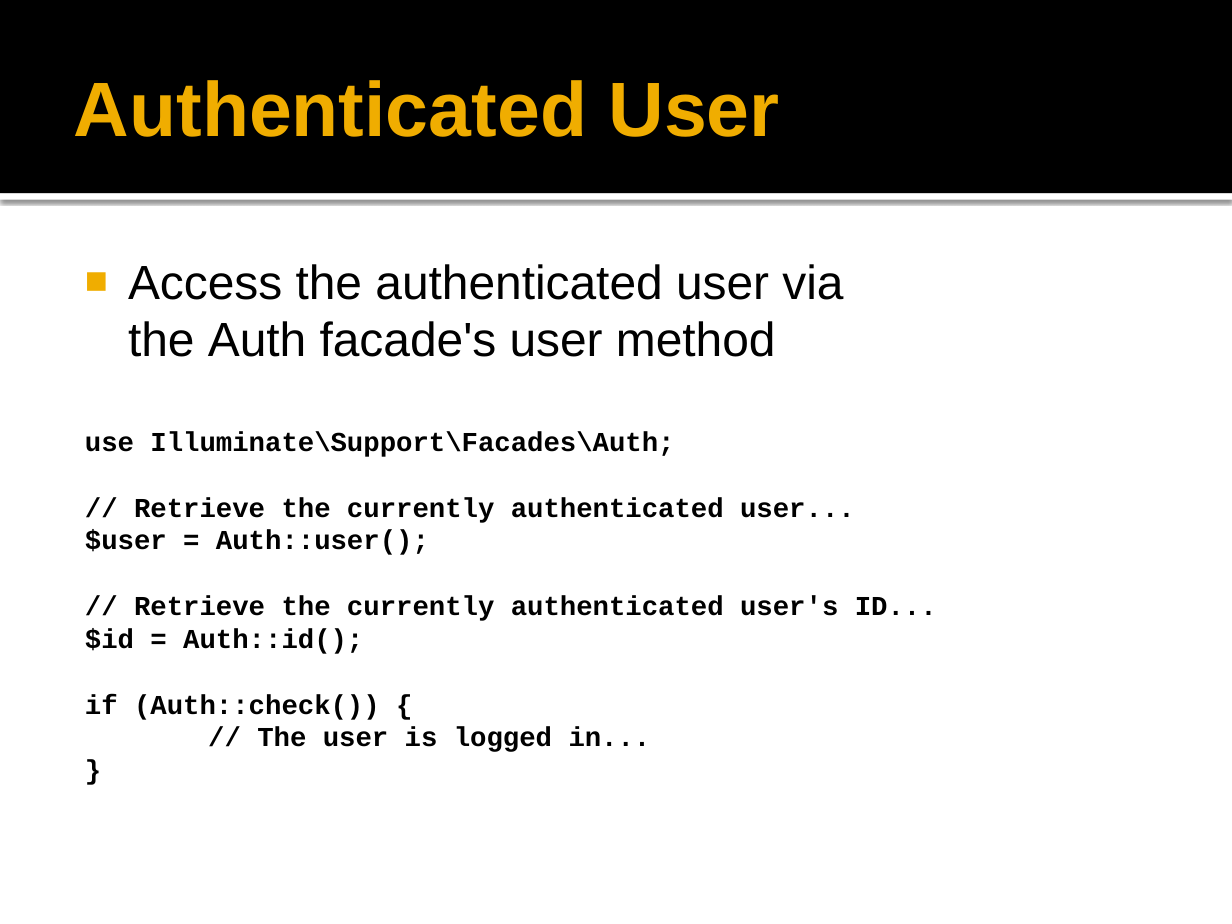
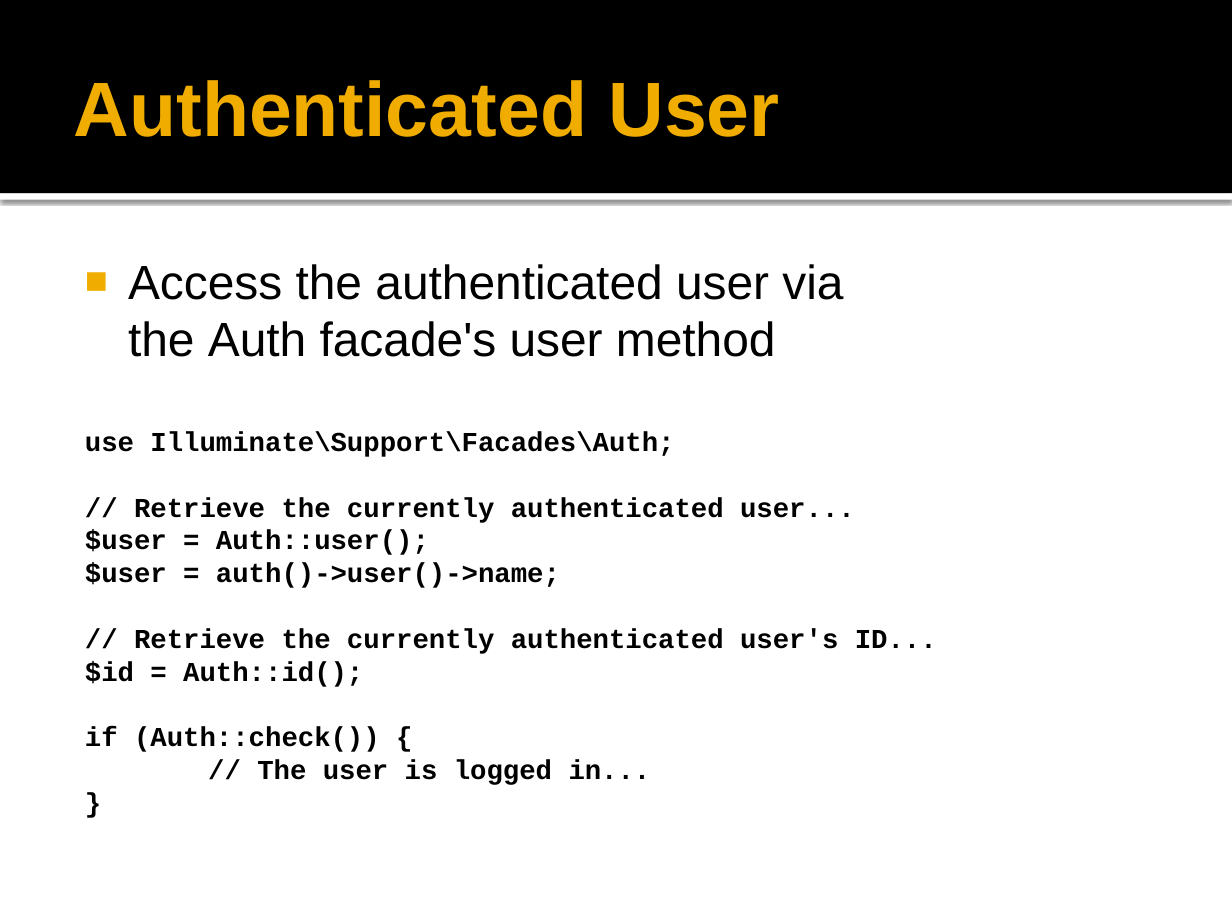
Before and after one commit to peraktechnology/laravel, a slide deck: slide 21 of 3. Views & Authentication/Laravel Views & Authentication.pptx. Drawn at 1232x924 pixels with LibreOffice and Linux fonts; fonts in the diff are those of the drawing; background and template pictures are left out. Boxes give left, top, right and bottom in pixels: in the first picture for what was removed or moved away, otherwise in the second. Text is boxed around its words. In the diff, an @@ line names an element or a change of style, - is before the commit and + after.

```diff
--- a/3. Views & Authentication/Laravel Views & Authentication.pptx
+++ b/3. Views & Authentication/Laravel Views & Authentication.pptx
@@ text at bbox=[85, 563, 560, 588]: paragraph added @@
+$user = auth()->user()->name;
```
Also in this commit, not shown: 1 other file.
